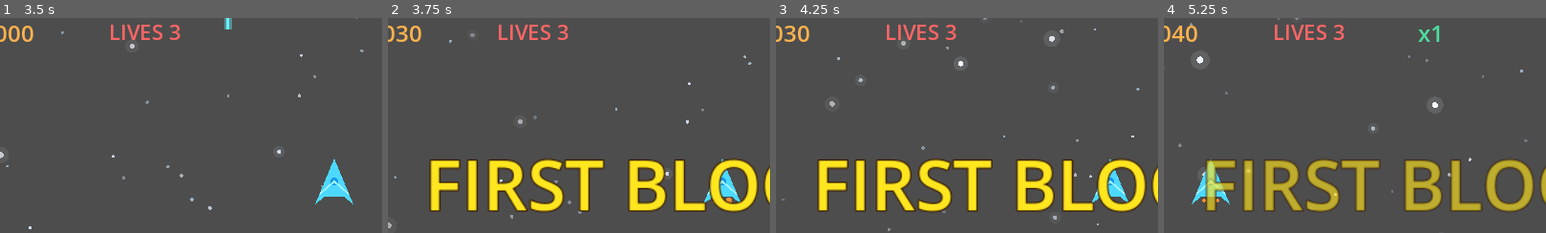
Above: before the commit, frames 1-4 (left to right).
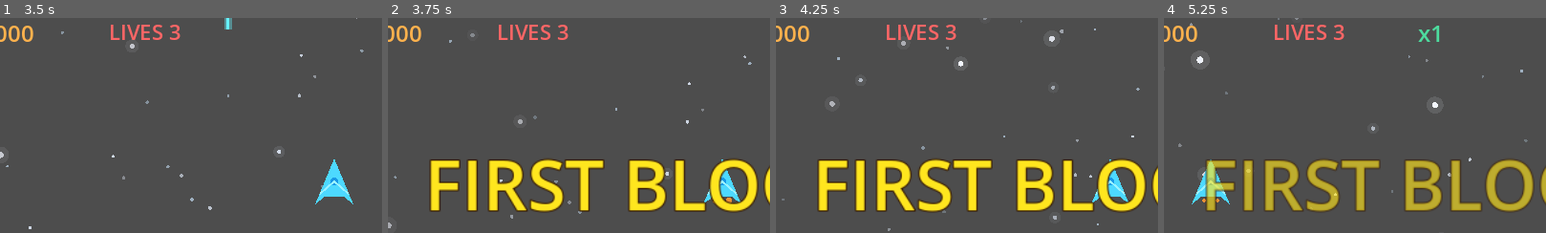
Above: after the commit, the same moments.

Repository: ailiAlone/DotAgent
Game: Godot game, scene res://scenes/main.tscn
The game is run twice, just before and just after one commit, with the same random seed, the same clock (stepped at 60 frames per second) and the same inputs.
Inputs (mouse positions are % of the whole screen's width and height, from its top left):
- Up to frame 1 (3.5 s): click "START 开始" at 0.5 s; tap Enter (ui_accept) at 1.25, 1.52 s; move the mouse to (72, 45) at 1.27 s; hold D (move_right) 1.28-2 s; hold Shift (alt_shoot) 1.28-2 s; click (72, 45) at 1.42 s; tap Space (shoot) at 1.55, 3.05 s; drag from (30, 55) to (57, 48) at 2.02 s; move the mouse to (60, 28) at 2.77 s; hold D (move_right) from 2.78 s (still down); hold Shift (alt_shoot) from 2.78 s (still down)
- Up to frame 2 (3.75 s): release D (move_right) at 3.5 s; release Shift (alt_shoot) at 3.5 s; drag from (45, 70) to (52, 7) at 3.52 s
- Up to frame 3 (4.25 s): no input
- Up to frame 4 (5.25 s): move the mouse to (80, 65) at 4.27 s; hold A (move_left) 4.28-5 s; hold Space (shoot) 4.28-5 s; tap Enter (ui_accept) at 4.52 s; drag from (20, 35) to (35, 25) at 5.02 s
The pictures show only the part of the screen within x 22-72%, y 8-58%; the shares and areas given below are measured in that part.

Frame 1 is identical in both runs. In frame 2, 0.1% of the frame differs, in the area x 2-6%, y 3-12%; in frame 3, 0.1%; in frame 4, 0.2%.

Commit message:
feat(banyan): AGENT_WORKFLOW.md + 架构评估 + Banyan运行产物
- 新增 AGENT_WORKFLOW.md: 外部 agent 无头驱动 Banyan 的完整工作手册
  含 Godot 路径解析、PowerShell 驱动方案、案例D（路径解析陷阱）
- ARCHITECTURE.md 补充 AGENT_WORKFLOW.md 交叉引用
- 5次无头运行 session 日志（含架构评估测试数据）
- Banyan 自主创建的游戏文件: leaderboard/settings_menu 系统
- 连线/UI/agent_node 修复（此前迭代积累）
- 测试工具: graph render/reload 复现脚本 + ctx_persist 验证

Diff:
--- a/project.godot
+++ b/project.godot
@@ -81,3 +81,8 @@
 , Object(InputEventKey,"resource_local_to_scene":false,"resource_name":"","device":-1,"window_id":0,"alt_pressed":false …(186 unchanged characters)…
 ]
 }
+alt_shoot={
+"deadzone": 0.5,
+"events": [Object(InputEventKey,"resource_local_to_scene":false,"resource_name":"","device":-1,"window_id":0,"alt_pressed":false,"shift_pressed":false,"ctrl_pressed":false,"meta_pressed":false,"pressed":false,"keycode":0,"physical_keycode":4194327,"key_label":0,"unicode":0,"location":0,"echo":false,"script":null)
+]
+}
--- a/scenes/asteroid.tscn
+++ b/scenes/asteroid.tscn
@@ -1,9 +1,15 @@
 [gd_scene format=3 uid="uid://btwbfa4d05kjk"]
 
+[ext_resource type="Script" path="res://scripts/asteroid.gd" id="1_asteroid"]
+[ext_resource type="CircleShape2D" path="res://resources/asteroid_shape.tres" id="2_asteroid_shape"]
+
 [node name="asteroid" type="Area2D"]
-collision_layer = 4
+collision_layer = 1
+collision_mask = 1
+script = ExtResource("1_asteroid")
 
 [node name="CollisionShape2D" type="CollisionShape2D" parent="."]
+shape = ExtResource("2_asteroid_shape")
 
 [node name="Asteroids" type="Node2D" parent="."]
 
--- a/scenes/bullet.tscn
+++ b/scenes/bullet.tscn
@@ -1,4 +1,4 @@
-[gd_scene load_steps=3 format=3 uid="uid://dw7xhhpj1uwad"]
+[gd_scene load_steps=3 format=3]
 
 [ext_resource type="Script" path="res://scripts/bullet.gd" id="1_bl"]
 
@@ -10,3 +10,6 @@
 
 [node name="CollisionShape2D" type="CollisionShape2D" parent="."]
 shape = SubResource("RectangleShape2D_b1")
+
+[node name="Trail" type="Line2D" parent="."]
+z_index = -1
--- /dev/null
+++ b/scenes/leaderboard.tscn
@@ -0,0 +1,63 @@
+[gd_scene format=3]
+
+[node name="Leaderboard" type="Control"]
+layout_mode = 3
+anchors_preset = 0
+
+[node name="Background" type="ColorRect" parent="."]
+layout_mode = 1
+color = Color(0, 0, 0, 1)
+
+[node name="Center" type="VBoxContainer" parent="."]
+layout_mode = 1
+offset_left = -250.0
+offset_top = -260.0
+offset_right = 250.0
+offset_bottom = 260.0
+grow_horizontal = 2
+grow_vertical = 2
+theme_override_constants/separation = 16
+alignment = 1
+
+[node name="Title" type="Label" parent="Center"]
+unique_name_in_owner = true
+layout_mode = 2
+theme_override_colors/font_color = Color(0, 0, 0, 1)
+theme_override_font_sizes/font_size = 42
+text = "LEADERBOARD"
+horizontal_alignment = 1
+vertical_alignment = 1
+
+[node name="Spacer" type="Control" parent="Center"]
+layout_mode = 2
+
+[node name="Scroll" type="ScrollContainer" parent="Center"]
+unique_name_in_owner = true
+layout_mode = 2
+horizontal_scroll_mode = 0
+vertical_scroll_mode = 3
+
+[node name="List" type="VBoxContainer" parent="Center/Scroll"]
+unique_name_in_owner = true
+layout_mode = 2
+size_flags_horizontal = 3
+size_flags_vertical = 3
+theme_override_constants/separation = 8
+alignment = 1
+
+[node name="EmptyLabel" type="Label" parent="Center"]
+unique_name_in_owner = true
+layout_mode = 2
+theme_override_colors/font_color = Color(0, 0, 0, 1)
+text = "No scores yet. Go hunt some stars!"
+horizontal_alignment = 1
+vertical_alignment = 1
+
+[node name="Spacer2" type="Control" parent="Center"]
+layout_mode = 2
+
+[node name="BackBtn" type="Button" parent="Center"]
+unique_name_in_owner = true
+layout_mode = 2
+theme_override_font_sizes/font_size = 22
+text = "BACK    返回"
--- /dev/null
+++ b/scenes/settings_menu.tscn
@@ -0,0 +1,59 @@
+[gd_scene format=3]
+
+[node name="SettingsMenu" type="Control"]
+visible = false
+layout_mode = 3
+anchors_preset = 15
+anchor_right = 1.0
+anchor_bottom = 1.0
+grow_horizontal = 2
+grow_vertical = 2
+
+[node name="Background" type="ColorRect" parent="."]
+layout_mode = 1
+anchors_preset = 15
+anchor_right = 1.0
+anchor_bottom = 1.0
+grow_horizontal = 2
+grow_vertical = 2
+color = Color(0, 0, 0, 1)
+
+[node name="Center" type="VBoxContainer" parent="."]
+layout_mode = 1
+anchors_preset = 8
+anchor_left = 0.5
+anchor_top = 0.5
+anchor_right = 0.5
+anchor_bottom = 0.5
+offset_left = -300.0
+offset_top = -260.0
+offset_right = 300.0
+offset_bottom = 260.0
+grow_horizontal = 2
+grow_vertical = 2
+theme_override_constants/separation = 18
+
+[node name="Title" type="Label" parent="."]
+layout_mode = 0
+theme_override_colors/font_color = Color(0, 0, 0, 1)
+theme_override_colors/font_outline_color = Color(0, 0, 0, 1)
+theme_override_constants/outline_size = 6
+theme_override_font_sizes/font_size = 56
+text = "SETTINGS"
+horizontal_alignment = 1
+
+[node name="Subtitle" type="Label" parent="."]
+layout_mode = 0
+theme_override_colors/font_color = Color(0, 0, 0, 1)
+theme_override_font_sizes/font_size = 24
+text = "设置"
+horizontal_alignment = 1
+
+[node name="Spacer1" type="Control" parent="."]
+anchors_preset = 0
+
+[node name="MasterLabel" type="Label" parent="."]
+layout_mode = 0
+theme_override_colors/font_color = Color(0, 0, 0, 1)
+theme_override_font_sizes/font_size = 18
+text = "MASTER VOLUME  主音量: 80%"
--- a/scripts/game_manager.gd
+++ b/scripts/game_manager.gd
@@ -4,14 +4,13 @@
 signal high_score_changed(new_high_score)
 signal lives_changed(new_lives)
 
-const SAVE_PATH = "user://high_score.save"
+const SAVE_PATH = "user://leaderboard.save"
+const MAX_ENTRIES = 10
 
 var score: int = 0:
 	set(value):
 		score = max(0, value)
 		score_changed.emit(score)
-		if score > high_score:
-			high_score = score
 
 var high_score: int = 0:
 	set(value):
@@ -19,7 +18,6 @@
 			return
 		high_score = value
 		high_score_changed.emit(high_score)
-		save_high_score()
 
 var lives: int = 3:
 	set(value):
@@ -31,9 +29,13 @@
 var score_multiplier: float = 1.0
 var score_multiplier_timer: float = 0.0
 
+# Leaderboard entries: [{"score": int, "date": String, "wave": int}]
+var leaderboard: Array = []
+
 func _ready():
 	process_mode = Node.PROCESS_MODE_ALWAYS
-	load_high_score()
+	load_leaderboard()
+	_update_high_score_from_leaderboard()
 
 func reset_run():
 	score = 0
@@ -59,20 +61,81 @@
 		if score_multiplier_timer <= 0:
 			score_multiplier = 1.0
 
-func load_high_score():
+# --- Leaderboard API ---
+
+func record_score(value: int, wave: int = 1) -> bool:
+	if value <= 0:
+		return false
+	var entry = {
+		"score": value,
+		"date": _format_date(),
+		"wave": wave
+	}
+	leaderboard.append(entry)
+	leaderboard.sort_custom(func(a, b): return a["score"] > b["score"])
+	if leaderboard.size() > MAX_ENTRIES:
+		leaderboard.resize(MAX_ENTRIES)
+	_update_high_score_from_leaderboard()
+	save_leaderboard()
+	return entry in leaderboard
+
+func get_leaderboard() -> Array:
+	return leaderboard.duplicate()
+
+func get_top_score() -> int:
+	return high_score
+
+func is_top_score(value: int) -> bool:
+	if value <= 0:
+		return false
+	if leaderboard.is_empty():
+		return true
+	return value > leaderboard[0]["score"]
+
+func is_on_leaderboard(value: int) -> bool:
+	if value <= 0:
+		return false
+	if leaderboard.size() < MAX_ENTRIES:
+		return true
+	return value > leaderboard[-1]["score"]
+
+func _update_high_score_from_leaderboard():
+	if leaderboard.is_empty():
+		return
+	high_score = leaderboard[0]["score"]
+
+func _format_date() -> String:
+	var dt = Time.get_datetime_dict_from_system()
+	return "%04d-%02d-%02d" % [dt.year, dt.month, dt.day]
+
+# --- Persistence ---
+
+func load_leaderboard():
 	if not FileAccess.file_exists(SAVE_PATH):
 		return
 	var f := FileAccess.open(SAVE_PATH, FileAccess.READ)
 	if f == null:
-		push_warning("GameManager: failed to open high score save for reading: ", FileAccess.get_open_error())
+		push_warning("GameManager: failed to open leaderboard save for reading: ", FileAccess.get_open_error())
 		return
-	high_score = f.get_32()
+	var json := f.get_as_text()
 	f.close()
+	if json.is_empty():
+		return
+	var parsed = JSON.parse_string(json)
+	if parsed is Array:
+		leaderboard = parsed
+		# Ensure valid entries
+		leaderboard = leaderboard.filter(func(e): return e is Dictionary and e.has("score") and e["score"] is int)
+		leaderboard.sort_custom(func(a, b): return a["score"] > b["score"])
+		if leaderboard.size() > MAX_ENTRIES:
+			leaderboard.resize(MAX_ENTRIES)
+	else:
+		push_warning("GameManager: leaderboard save format invalid")
 
-func save_high_score():
+func save_leaderboard():
 	var f := FileAccess.open(SAVE_PATH, FileAccess.WRITE)
 	if f == null:
-		push_warning("GameManager: failed to open high score save for writing: ", FileAccess.get_open_error())
+		push_warning("GameManager: failed to open leaderboard save for writing: ", FileAccess.get_open_error())
 		return
-	f.store_32(high_score)
+	f.store_string(JSON.stringify(leaderboard))
 	f.close()
--- /dev/null
+++ b/scripts/leaderboard.gd
@@ -0,0 +1,95 @@
+extends Control
+
+signal back_pressed
+
+static func _gm():
+	return Engine.get_main_loop().root.get_node_or_null("GameManager")
+
+static func _am():
+	return Engine.get_main_loop().root.get_node_or_null("AudioManager")
+
+@onready var title: Label = $Center/Title
+@onready var list_container: VBoxContainer = $Center/Scroll/List
+@onready var empty_label: Label = $Center/EmptyLabel
+@onready var back_btn: Button = $Center/BackBtn
+
+func _ready():
+	top_level = true
+	if get_viewport():
+		get_viewport().size_changed.connect(_on_viewport_resized)
+	_resize_self()
+	title.text = "LEADERBOARD"
+	back_btn.text = "BACK    返回"
+	back_btn.pressed.connect(_on_back)
+	back_btn.grab_focus()
+	modulate.a = 0
+	var tween = create_tween()
+	tween.tween_property(self, "modulate:a", 1.0, 0.4)
+	_refresh_list()
+
+func _process(_delta):
+	if size.x <= 100 or size.y <= 100:
+		_resize_self()
+
+func _on_viewport_resized():
+	_resize_self()
+
+func _resize_self():
+	var vp = Vector2(1280, 720)
+	if get_viewport():
+		var vr = get_viewport().get_visible_rect().size
+		if vr.x > 100 and vr.y > 100:
+			vp = vr
+	position = Vector2.ZERO
+	size = vp
+
+func _get_scene_holder() -> Node:
+	var n = get_parent()
+	while n != null and n.name != "Main":
+		n = n.get_parent()
+	return n if n != null else get_tree().root
+
+func _refresh_list():
+	for c in list_container.get_children():
+		c.queue_free()
+	var entries = _gm().get_leaderboard()
+	if entries.is_empty():
+		empty_label.visible = true
+		list_container.visible = false
+		return
+	empty_label.visible = false
+	list_container.visible = true
+	for i in range(entries.size()):
+		var e = entries[i]
+		var row = HBoxContainer.new()
+		row.size_flags_horizontal = Control.SIZE_EXPAND_FILL
+		row.alignment = BoxContainer.ALIGNMENT_CENTER
+		row.add_theme_constant_override("separation", 24)
+		var rank_label = _make_label("#%d" % (i + 1), 80)
+		var score_label = _make_label("%06d" % e.get("score", 0), 140)
+		var wave_label = _make_label("WAVE %d" % e.get("wave", 1), 100)
+		var date_label = _make_label(str(e.get("date", "")), 120)
+		if i == 0:
+			rank_label.add_theme_color_override("font_color", Color(1.0, 0.85, 0.3))
+			score_label.add_theme_color_override("font_color", Color(1.0, 0.85, 0.3))
+		row.add_child(rank_label)
+		row.add_child(score_label)
+		row.add_child(wave_label)
+		row.add_child(date_label)
+		list_container.add_child(row)
+
+func _make_label(text: String, min_width: int) -> Label:
+	var l = Label.new()
+	l.text = text
+	l.horizontal_alignment = HORIZONTAL_ALIGNMENT_CENTER
+	l.custom_minimum_size.x = min_width
+	l.size_flags_horizontal = Control.SIZE_EXPAND_FILL
+	return l
+
+func _on_back():
+	_am().play_sfx("click")
+	back_pressed.emit()
+	var holder = _get_scene_holder()
+	var menu = preload("res://scenes/menu.tscn").instantiate()
+	holder.add_child(menu)
+	queue_free()
--- /dev/null
+++ b/scripts/settings_manager.gd
@@ -0,0 +1,97 @@
+extends Node
+
+## Singleton that persists game settings to user://settings.cfg.
+## Provides defaults for audio (master, sfx, music), difficulty, and input settings.
+
+signal settings_loaded
+signal settings_saved
+signal master_volume_changed(value: float)
+signal sfx_volume_changed(value: float)
+signal music_volume_changed(value: float)
+signal difficulty_changed(value: int)
+
+const _SETTINGS_PATH = "user://settings.cfg"
+
+@export var master_volume: float = 0.8
+@export var sfx_volume: float = 0.8
+@export var music_volume: float = 0.7
+@export var difficulty: int = 1
+
+func _ready():
+	process_mode = Node.PROCESS_MODE_ALWAYS
+	load_settings()
+	apply_audio_buses()
+
+func load_settings():
+	var cfg = ConfigFile.new()
+	var err = cfg.load(_SETTINGS_PATH)
+	if err != OK and err != ERR_FILE_NOT_FOUND:
+		push_warning("SettingsManager: failed to load settings, error code %d" % err)
+
+	master_volume = cfg.get_value("audio", "master_volume", 0.8)
+	sfx_volume = cfg.get_value("audio", "sfx_volume", 0.8)
+	music_volume = cfg.get_value("audio", "music_volume", 0.7)
+	difficulty = cfg.get_value("game", "difficulty", 1)
+
+	settings_loaded.emit()
+
+func save_settings():
+	var cfg = ConfigFile.new()
+	cfg.set_value("audio", "master_volume", master_volume)
+	cfg.set_value("audio", "sfx_volume", sfx_volume)
+	cfg.set_value("audio", "music_volume", music_volume)
+	cfg.set_value("game", "difficulty", difficulty)
+
+	var err = cfg.save(_SETTINGS_PATH)
+	if err != OK:
+		push_warning("SettingsManager: failed to save settings, error code %d" % err)
+		return
+	settings_saved.emit()
+
+func apply_audio_buses():
+	_set_bus_volume_percent("Master", master_volume)
+	_set_bus_volume_percent("SFX", sfx_volume)
+	_set_bus_volume_percent("Music", music_volume)
+
+func _set_bus_volume_percent(bus_name: String, percent: float):
+	var idx = AudioServer.get_bus_index(bus_name)
+	if idx < 0:
+		return
+	AudioServer.set_bus_volume_db(idx, linear_to_db(percent))
+
+func set_master_volume(value: float):
+	master_volume = clampf(value, 0.0, 1.0)
+	_set_bus_volume_percent("Master", master_volume)
+	master_volume_changed.emit(master_volume)
+	save_settings()
+
+func set_sfx_volume(value: float):
+	sfx_volume = clampf(value, 0.0, 1.0)
+	_set_bus_volume_percent("SFX", sfx_volume)
+	sfx_volume_changed.emit(sfx_volume)
+	save_settings()
+
+func set_music_volume(value: float):
+	music_volume = clampf(value, 0.0, 1.0)
+	_set_bus_volume_percent("Music", music_volume)
+	music_volume_changed.emit(music_volume)
+	save_settings()
+
+func set_difficulty(value: int):
+	difficulty = clampi(value, 0, 2)
+	difficulty_changed.emit(difficulty)
+	save_settings()
+
+func get_difficulty_name(idx: int) -> String:
+	match idx:
+		0: return "EASY"
+		1: return "NORMAL"
+		2: return "HARD"
+	return "NORMAL"
+
+func get_difficulty_multiplier(idx: int = difficulty) -> float:
+	match idx:
+		0: return 0.75
+		1: return 1.0
+		2: return 1.35
+	return 1.0
--- /dev/null
+++ b/tests/_repro_graph_reload.gd
@@ -0,0 +1,43 @@
+extends SceneTree
+## 复现"重新加载项目后图无连线 + 名称异常"
+## 用真实 agent_tree.json 走 AgentTree 加载路径，检查渲染结果
+
+const AgentTreeScript = preload("res://addons/dotagent/banyan_agent/tree/agent_tree.gd")
+const PanelScene = preload("res://addons/dotagent/banyan_agent/ui/banyan_bottom_panel.tscn")
+
+
+func _initialize() -> void:
+	call_deferred("_main")
+
+
+func _main() -> void:
+	var agent_tree = AgentTreeScript.new(null)
+	agent_tree.load()
+	print("[LOAD] nodes=%d root_id=%s" % [agent_tree.get_node_count(), agent_tree.get_root_id()])
+
+	var panel = PanelScene.instantiate()
+	root.add_child(panel)
+	await process_frame
+	await process_frame
+
+	panel.update_tree(agent_tree)
+	await process_frame
+	await process_frame
+	await process_frame
+
+	print("[TREE_DATA] keys=%s" % str(panel._tree_data.keys()))
+	for nid in panel._tree_data:
+		print("  key=%s state=%s parent=%s" % [nid, panel._tree_data[nid].get("state"), panel._tree_data[nid].get("parent_id")])
+
+	print("[GRAPH] children:")
+	for child in panel._graph.get_children():
+		if child is GraphElement:
+			var lbl = child.get_node_or_null("GridContainer/PanelContainer/ContentContainer/NameLabel")
+			print("  name=%s label=%s pos_offset=%s global_pos=%s size=%s" % [
+				child.name, lbl.text if lbl else "?", child.position_offset, child.global_position, child.size])
+
+	print("[CONNECTIONS] %d" % panel._connections.size())
+	for conn in panel._connections:
+		print("  %s -> %s from_dir=%s to_dir=%s" % [conn.get("from"), conn.get("to"), conn.get("_from_dir", "<none>"), conn.get("_to_dir", "<none>")])
+
+	quit(0)
--- /dev/null
+++ b/tests/_repro_graph_render.gd
@@ -0,0 +1,118 @@
+extends SceneTree
+## 可视化复现：真实渲染 Agent Graph 并截图，验证连线是否实际画出。
+## 模拟编辑器重载场景：面板不可见时就收到 update_tree（底部面板初始隐藏），
+## 之后再显示 — 连线丢失若与可见性/时序有关，这里会暴露。
+## 运行（不要加 --headless）:
+##   godot --path <project> --script res://tests/_repro_graph_render.gd
+
+const AgentTreeScript = preload("res://addons/dotagent/banyan_agent/tree/agent_tree.gd")
+const PanelScene = preload("res://addons/dotagent/banyan_agent/ui/banyan_bottom_panel.tscn")
+
+
+func _initialize() -> void:
+	call_deferred("_main")
+
+
+func _main() -> void:
+	var agent_tree = AgentTreeScript.new(null)
+	agent_tree.load()
+	print("[LOAD] nodes=%d root_id=%s" % [agent_tree.get_node_count(), agent_tree.get_root_id()])
+
+	var panel = PanelScene.instantiate()
+	panel.position = Vector2(10, 10)
+	panel.size = Vector2(1100, 600)
+	root.add_child(panel)
+	await process_frame
+	await process_frame
+
+	# 模拟编辑器重载：底部面板隐藏状态下收到 update_tree
+	panel.visible = false
+	panel.update_tree(agent_tree)
+	for i in 10:
+		await process_frame
+
+	# 用户点开底部面板
+	panel.visible = true
+	for i in 20:
+		await process_frame
+
+	var img: Image = root.get_viewport().get_texture().get_image()
+	img.save_png("res://tests/_repro_shot.png")
+	print("[SHOT] saved")
+	print("[OVERLAY] visible=%s pos=%s size=%s z=%d" % [
+		panel._overlay.visible, panel._overlay.global_position, panel._overlay.size, panel._overlay.z_index])
+	print("[GRAPH] pos=%s size=%s scroll=%s zoom=%s" % [
+		panel._graph.global_position, panel._graph.size, panel._graph.scroll_offset, panel._graph.zoom])
+	print("[CONNECTIONS] %d" % panel._connections.size())
+	for conn in panel._connections:
+		print("  %s -> %s from_dir=%s to_dir=%s" % [conn.get("from"), conn.get("to"), conn.get("_from_dir", "<none>"), conn.get("_to_dir", "<none>")])
+	for child in panel._graph.get_children():
+		if child is GraphElement:
+			print("  node=%s global_pos=%s size=%s" % [child.name, child.global_position, child.size])
+
+	# 场景 2：编辑器里首次布局会把视图居中到 Root — scroll_offset 非 0，
+	# 再叠加用户缩放，验证平移/缩放下连线是否仍然贴着端口
+	panel._graph.scroll_offset = Vector2(-300, -200)
+	panel._graph.zoom = 0.7
+	for i in 10:
+		await process_frame
+	var img2: Image = root.get_viewport().get_texture().get_image()
+	img2.save_png("res://tests/_repro_shot2.png")
+	print("[SHOT2] saved (scroll=-300,-200 zoom=0.7)")
+	for child in panel._graph.get_children():
+		if child is GraphElement:
+			print("  node=%s global_pos=%s" % [child.name, child.global_position])
+
+	# 场景 3：运行时自动更新 — 节点内容变化（CTX 数字变长）撑大卡片，
+	# scroll/zoom 不变。连线必须跟着端口走，不能冻在旧位置
+	panel._graph.scroll_offset = Vector2(0, 0)
+	panel._graph.zoom = 1.0
+	for i in 5:
+		await process_frame
+	var root_node = panel._graph.get_node_or_null("Root")
+	var size_before: Vector2 = root_node.size if root_node else Vector2.ZERO
+	panel.update_tree({
+		"root_id": "Root", "root_state": "LLM_REQUEST", "rounds": 99,
+		"files": ["res://a.gd", "res://b.gd", "res://c.gd"], "ctx_size": 123456,
+		"stream_chars": 7890, "domain_knowledge": "", "history": [],
+		"children": {
+			"AudioGlobals": {"state": "COMPLETED", "rounds": 5, "files": [], "ctx_size": 50000,
+				"domain_knowledge": "", "history": [], "children": {}},
+			"PlayerCombat": {"state": "RUNNING", "rounds": 7, "files": ["res://x.gd"], "ctx_size": 98765,
+				"domain_knowledge": "", "history": [], "children": {}},
+		},
+	})
+	for i in 15:
+		await process_frame
+	var size_after: Vector2 = root_node.size if root_node else Vector2.ZERO
+	var img3: Image = root.get_viewport().get_texture().get_image()
+	img3.save_png("res://tests/_repro_shot3.png")
+	print("[SHOT3] saved (content update, root size %s -> %s)" % [size_before, size_after])
+
+	# 场景 4：用户手动拖动节点 — 把 PlayerCombat 拖到 Root 上方（不经过 update_tree），
+	# 槽位必须按新的相对位置关系重选（原来 Root.bottom→PlayerCombat.top，应翻转为 Root.top→PlayerCombat.bottom）
+	var pc = panel._graph.get_node_or_null("PlayerCombat")
+	if pc:
+		pc.position_offset = Vector2(400, 60)
+	for i in 15:
+		await process_frame
+	var img4: Image = root.get_viewport().get_texture().get_image()
+	img4.save_png("res://tests/_repro_shot4.png")
+	for conn in panel._connections:
+		if str(conn.get("to")) == "PlayerCombat":
+			print("[SHOT4] saved — Root->PlayerCombat from_dir=%s to_dir=%s (期望 top->bottom)" % [conn.get("_from_dir", "?"), conn.get("_to_dir", "?")])
+
+	# 场景 5：缩放状态下拖动节点（用户反馈的偏差场景）— zoom 0.7 + scroll，
+	# 把 Root 向右下拖 200px，连线端点必须仍然精确贴边，不能有固定偏差
+	panel._graph.scroll_offset = Vector2(-150, -100)
+	panel._graph.zoom = 0.7
+	var rn = panel._graph.get_node_or_null("Root")
+	if rn:
+		rn.position_offset += Vector2(200, 150)
+	for i in 15:
+		await process_frame
+	var img5: Image = root.get_viewport().get_texture().get_image()
+	img5.save_png("res://tests/_repro_shot5.png")
+	print("[SHOT5] saved (zoom=0.7 + drag Root)")
+
+	quit(0)
--- /dev/null
+++ b/tests/_test_ctx_persist.gd
@@ -0,0 +1,28 @@
+extends SceneTree
+## 验证 ctx_size 随树持久化：注入值 → save → load → get_ctx_size 应恢复
+## 运行前请备份 agent_tree.json，运行后恢复
+
+const AgentTreeScript = preload("res://addons/dotagent/banyan_agent/tree/agent_tree.gd")
+
+
+func _initialize() -> void:
+	var t = AgentTreeScript.new(null)
+	t.load()
+	var root_n = t.get_all_nodes().get("Root")
+	if root_n == null:
+		print("[FAIL] no Root node")
+		quit(1)
+		return
+	root_n._persisted_ctx_size = 12345
+	if not t.save():
+		print("[FAIL] save")
+		quit(1)
+		return
+
+	var t2 = AgentTreeScript.new(null)
+	t2.load()
+	var r2 = t2.get_all_nodes().get("Root")
+	var got: int = r2.get_ctx_size()
+	print("ctx after reload: %d (expect 12345)" % got)
+	print("[PASS]" if got == 12345 else "[FAIL]")
+	quit(0 if got == 12345 else 1)
Not shown, changed: addons/dotagent/banyan_agent/persistence/agent_tree.json
Not shown, added: addons/dotagent/banyan_agent/persistence/shared_knowledge.json
Not shown, removed: addons/dotagent/banyan_agent/sessions/2026-07-28T15-58-29/messages.json
Not shown, removed: addons/dotagent/banyan_agent/sessions/2026-07-28T15-58-29/run_2026-07-28T15-59-14.json
Not shown, added: addons/dotagent/banyan_agent/sessions/2026-07-28T17-08-03/messages.json
Not shown, added: addons/dotagent/banyan_agent/sessions/2026-07-28T17-08-03/run_2026-07-28T17-08-47.json
Not shown, added: addons/dotagent/banyan_agent/sessions/2026-07-28T17-08-03/run_2026-07-28T17-15-20.json
Not shown, added: addons/dotagent/banyan_agent/sessions/2026-07-28T17-08-03/run_2026-07-28T17-39-48.json
Not shown, added: addons/dotagent/banyan_agent/sessions/headless-2026-07-29T09-58-57/run_2026-07-29T09-58-28.json
Not shown, added: addons/dotagent/banyan_agent/sessions/headless-2026-07-29T10-17-50/run_2026-07-29T10-11-37.json
Not shown, added: addons/dotagent/banyan_agent/sessions/headless-2026-07-29T10-19-27/run_2026-07-29T10-18-33.json
Not shown, added: addons/dotagent/banyan_agent/sessions/headless-2026-07-29T10-26-06/run_2026-07-29T10-21-47.json
(and 33 more such lines)
